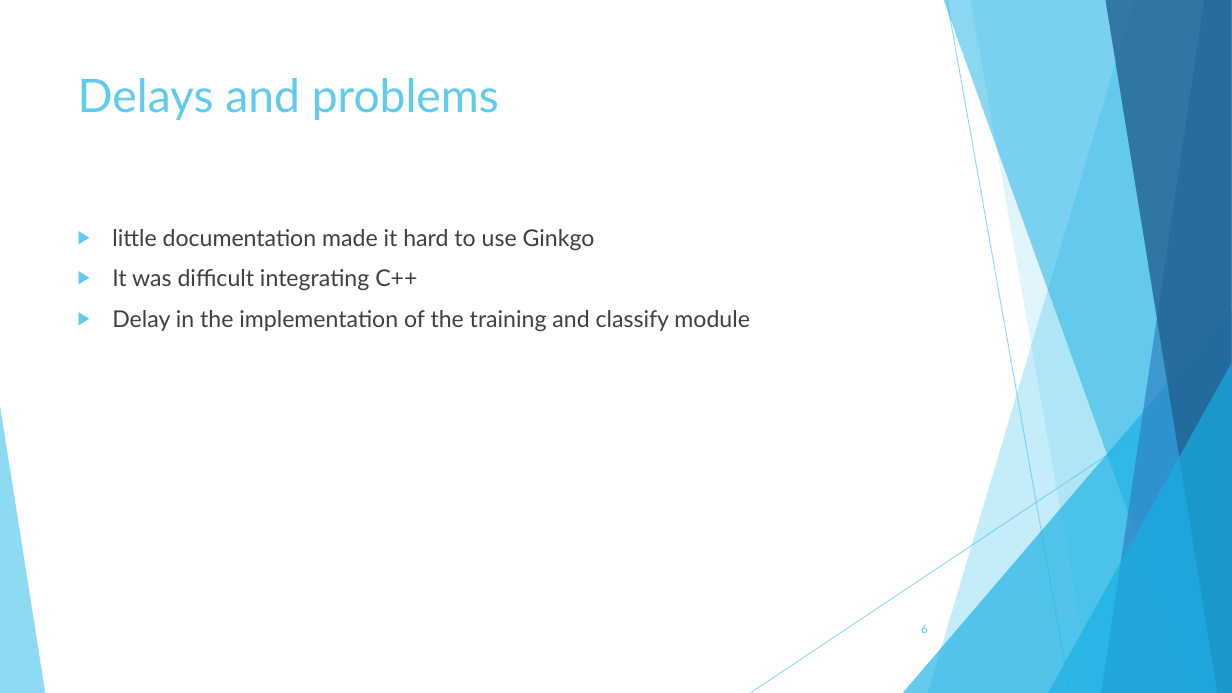
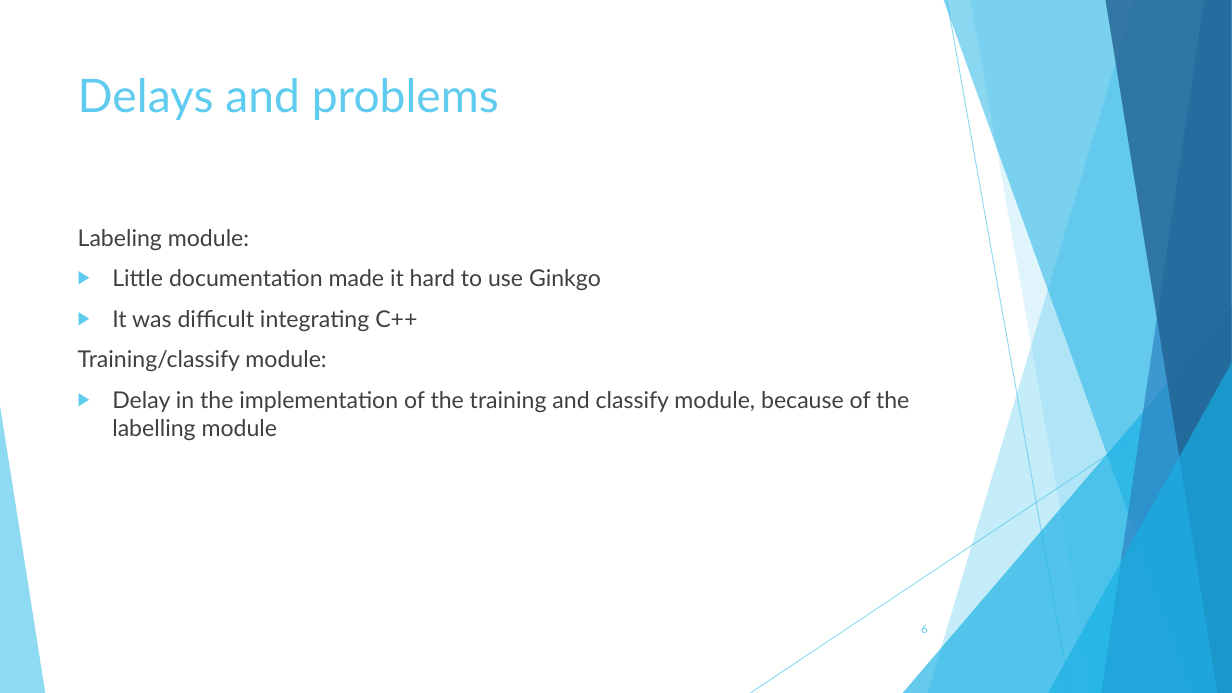
Before and after one commit to TheSlimvReal/PSE---LA-meets-ML, a slide deck: slide 6 of Implementation Sheet/Impl_sheet_presentation.pptx. Drawn at 1232x693 pixels with LibreOffice and Linux fonts; fonts in the diff are those of the drawing. Boxes give left, top, right and bottom in pixels: in the first picture for what was removed or moved away, otherwise in the second. Text is boxed around its words. In the diff, an @@ line names an element or a change of style, - is before the commit and + after.

```diff
--- a/Implementation Sheet/Impl_sheet_presentation.pptx
+++ b/Implementation Sheet/Impl_sheet_presentation.pptx
@@ text at [78, 229, 601, 290]: text changed @@
-▶ little documentation made it hard to use Ginkgo
+Labeling module:
+▶ Little documentation made it hard to use Ginkgo
@@ text at [78, 350, 909, 440]: text changed @@
-▶ Delay in the implementation of the training and classify module
+Training/classify module:
+▶ Delay in the implementation of the training and classify module, because of the labelling module
```
Also in this commit, not shown: 4 other slides changed.
